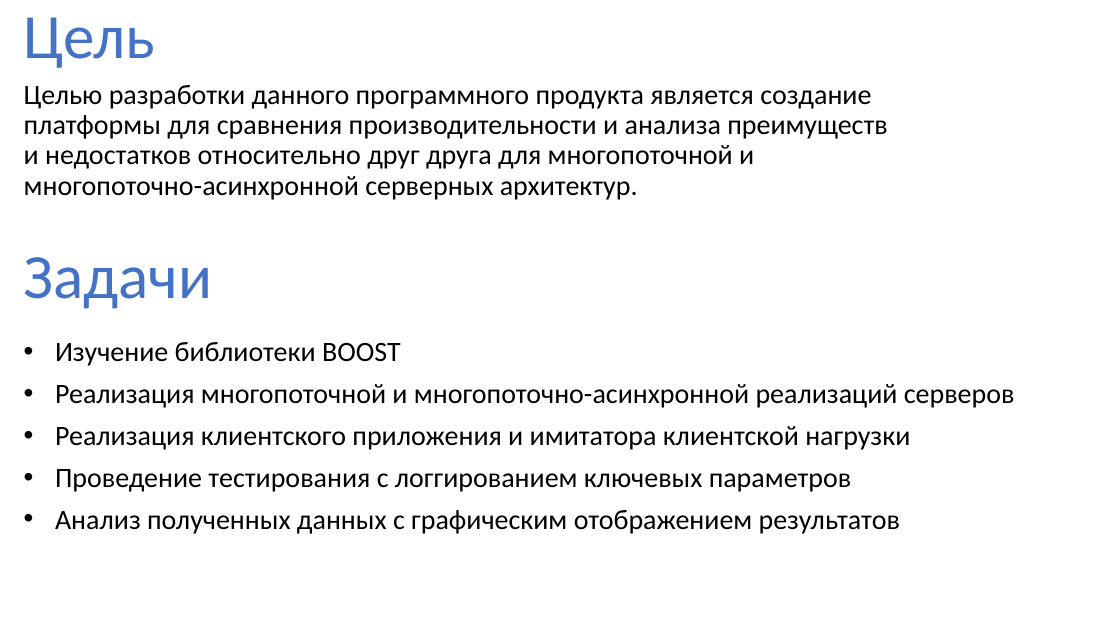
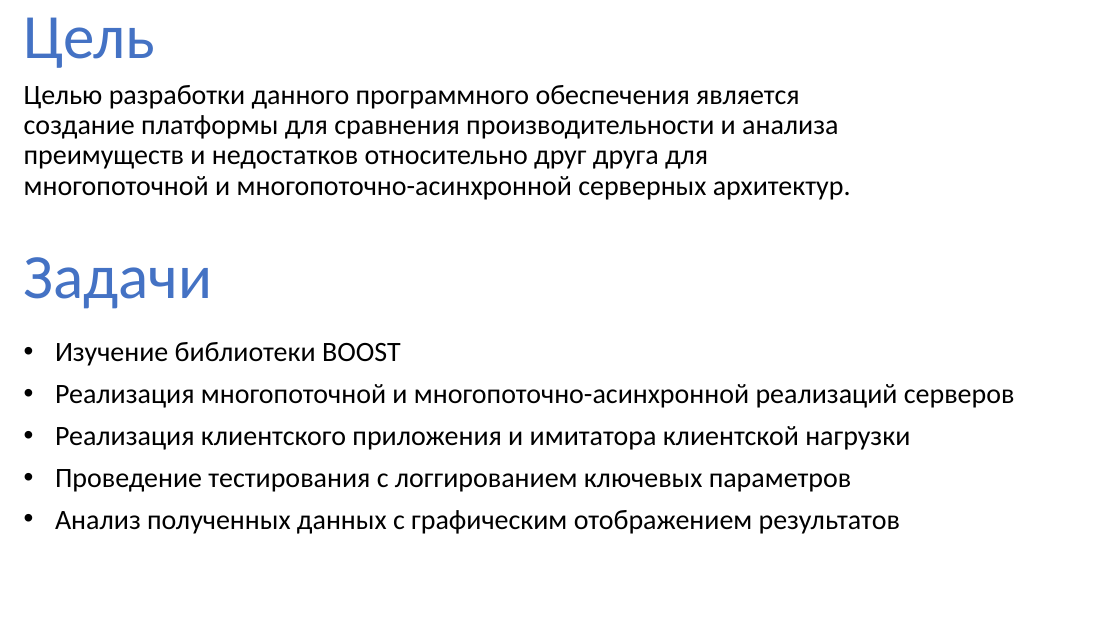
Before and after one commit to xCthulhuFtagn/OS6, a slide deck: slide 2 of ВКР.pptx. Drawn at 1120x630 pixels with LibreOffice and Linux fonts; fonts in the diff are those of the drawing. Boxes give left, top, right and bottom in pixels: in the first picture for what was removed or moved away, otherwise in the second. Text is boxed around its words. In the diff, an @@ line names an element or a change of style, - is before the commit and + after.

```diff
--- a/ВКР.pptx
+++ b/ВКР.pptx
@@ subtitle at [24, 85, 851, 200]: text changed @@
-Целью разработки данного программного продукта является создание платформы для сравнения производительности и анализа преимуществ и недостатков относительно друг друга для многопоточной и многопоточно-асинхронной серверных архитектур.
+Целью разработки данного программного обеспечения является создание платформы для сравнения производительности и анализа преимуществ и недостатков относительно друг друга для многопоточной и многопоточно-асинхронной серверных архитектур.
```
Also in this commit, not shown: 9 other slides changed, 3 slides added, 2 slides removed, 2 other files.
